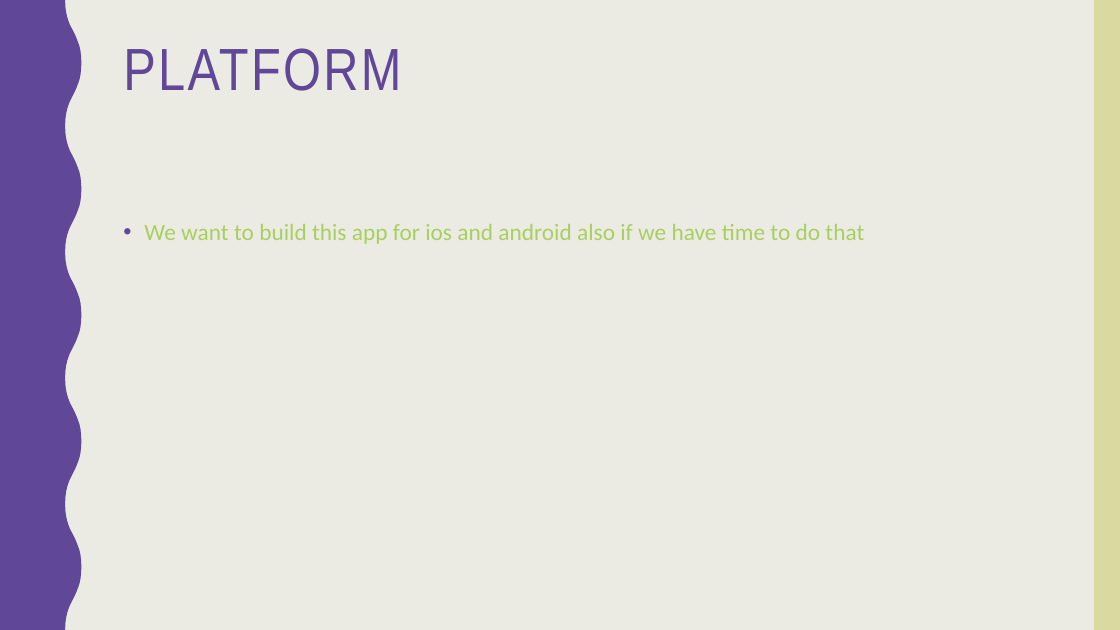
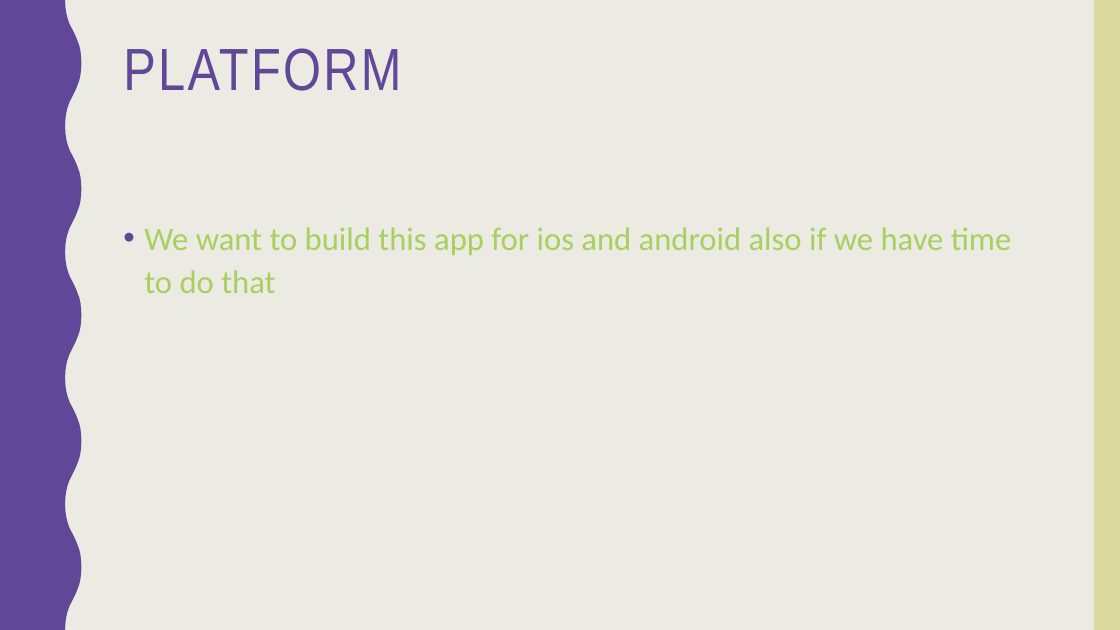
Before and after one commit to norahK/444SWE-Project, a slide deck: slide 3 of Pick a dish app.pptx. Drawn at 1120x630 pixels with LibreOffice and Linux fonts; fonts in the diff are those of the drawing. Boxes give left, top, right and bottom in pixels: in the first picture for what was removed or moved away, otherwise in the second. Text is boxed around its words. In the diff, an @@ line names an element or a change of style, - is before the commit and + after.

```diff
--- a/Pick a dish app.pptx
+++ b/Pick a dish app.pptx
@@ text "We want to build this ..." at [144,227,1012,293]: size 20 to 28 pt @@
```
Also in this commit, not shown: 2 other slides changed.
